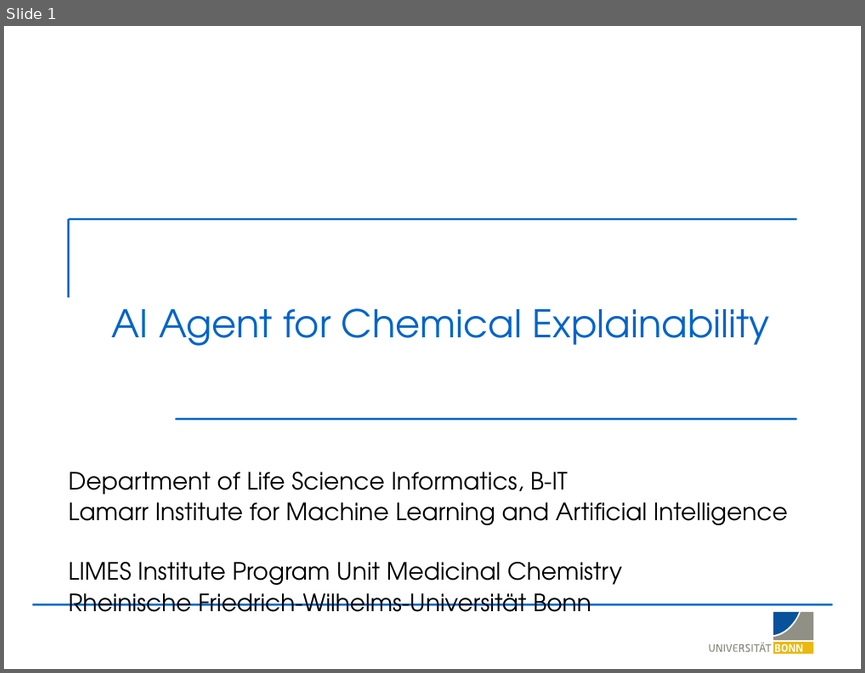
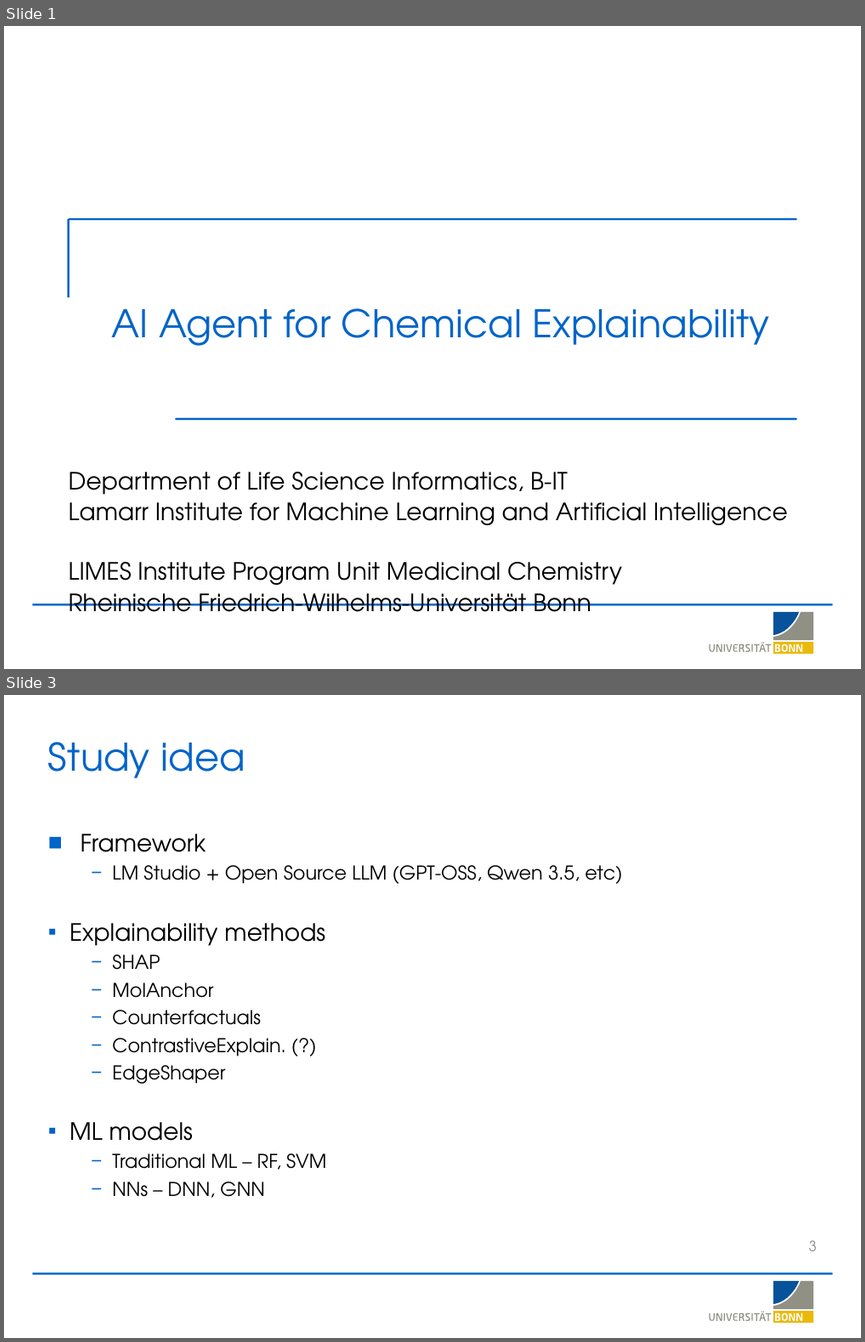
Before and after one commit to LSI-Uni-Bonn/ChemicHAL, a slide deck: slides/AI_Agent_Explainability.pptx. Shown one above the other, each under a label of ours: slide 1 before the commit, slides 1 and 3 after it; the slides between them are not shown. The pictures are 865x673 and 865x1342 pixels, drawn with LibreOffice and Linux fonts; fonts in the diff are those of the drawing; background and template pictures are left out. Boxes give left, top, right and bottom in pixels: in the first picture for what was removed or moved away, otherwise in the second. Text is boxed around its words. In the diff, an @@ line names an element or a change of style, - is before the commit and + after.

Commit message:
Refactor code structure for improved readability and maintainability - Added sum of shap values for single predictions

```diff
--- a/slides/AI_Agent_Explainability.pptx
+++ b/slides/AI_Agent_Explainability.pptx
@@ slide 3 added at [4, 695, 861, 1338], background #FFFFFF; not listed: 20 template elements that a slide beside it also shows @@
@@ title added at [48, 742, 245, 778], 32 pt, text #0064C8 @@
+Study idea
@@ text added at [69, 834, 622, 1197], 16 pt, text #000000 @@
+■ Framework
+  − LM Studio + Open Source LLM (GPT-OSS, Qwen 3.5, etc)
+▪ Explainability methods
+  − SHAP
+  − MolAnchor
+  − Counterfactuals
+  − ContrastiveExplain. (?)
+  − EdgeShaper
+▪ ML models
+  − Traditional ML – RF, SVM
+  − NNs – DNN, GNN
@@ page number added at [809, 1240, 817, 1251], 12 pt, text #8B8B8B @@
+3
```
Also in this commit, not shown: 3 other slides added, 1 slide removed, 5 other files.
